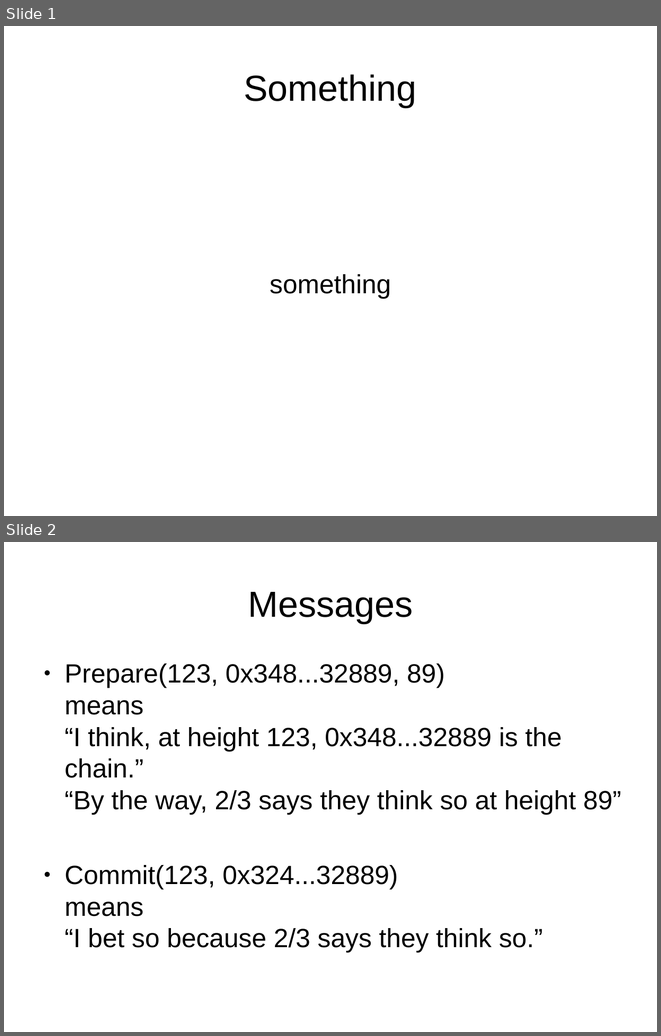
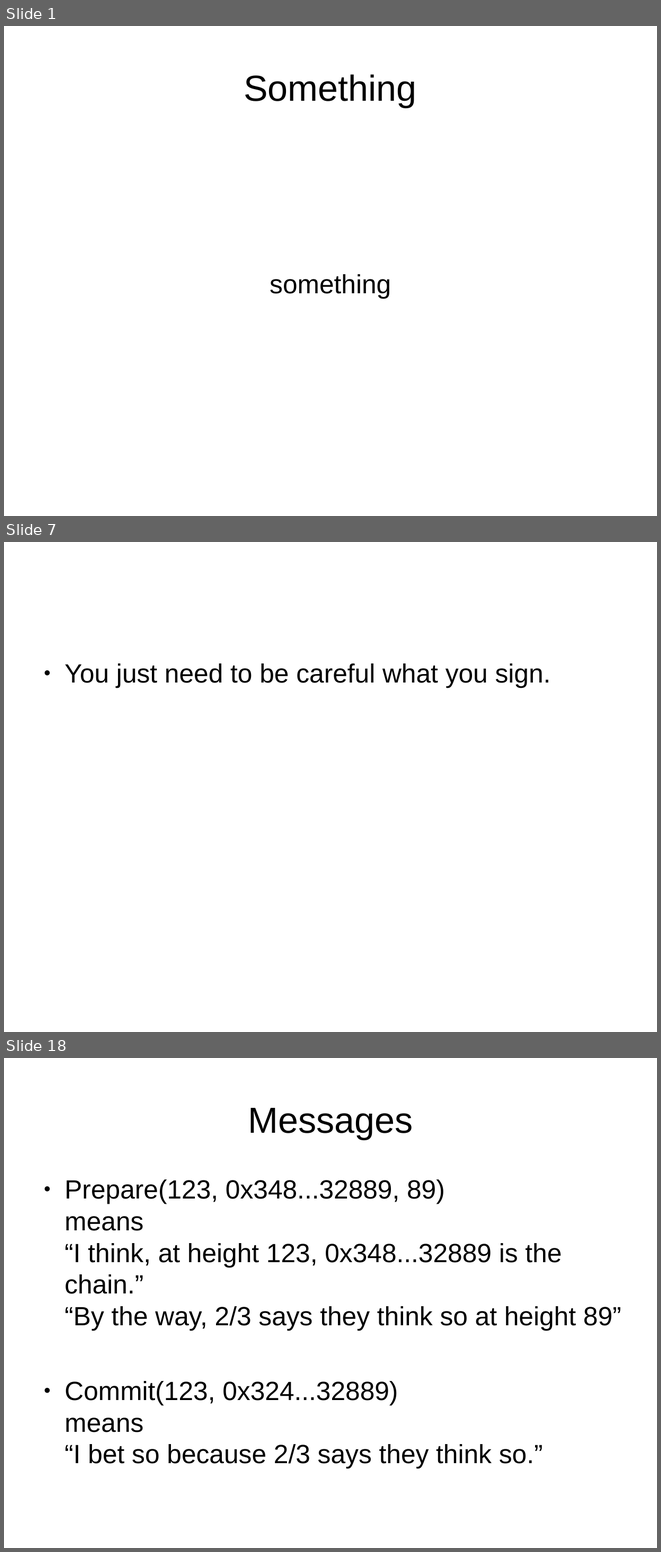
Before and after one commit to palmskog/pos, a slide deck: slide.odp. Shown one above the other, each under a label of ours: slides 1 and 2 before the commit, slides 1, 7 and 18 after it; the slides between them are not shown. The pictures are 661x1036 and 661x1552 pixels, drawn with LibreOffice and Linux fonts; fonts in the diff are those of the drawing. Boxes give left, top, right and bottom in pixels: in the first picture for what was removed or moved away, otherwise in the second. Text is boxed around its words. In the diff, an @@ line names an element or a change of style, - is before the commit and + after.

```diff
--- a/slide.odp
+++ b/slide.odp
@@ slide 7 added at [4, 542, 657, 1032], background #FFFFFF @@
@@ text added at [64, 663, 551, 688], 32 pt, text #000000 @@
+● You just need to be careful what you sign.
@@ what was slide 2 is now slide 18 @@
```
Also in this commit, not shown: 1 slide changed, 14 other slides added.
